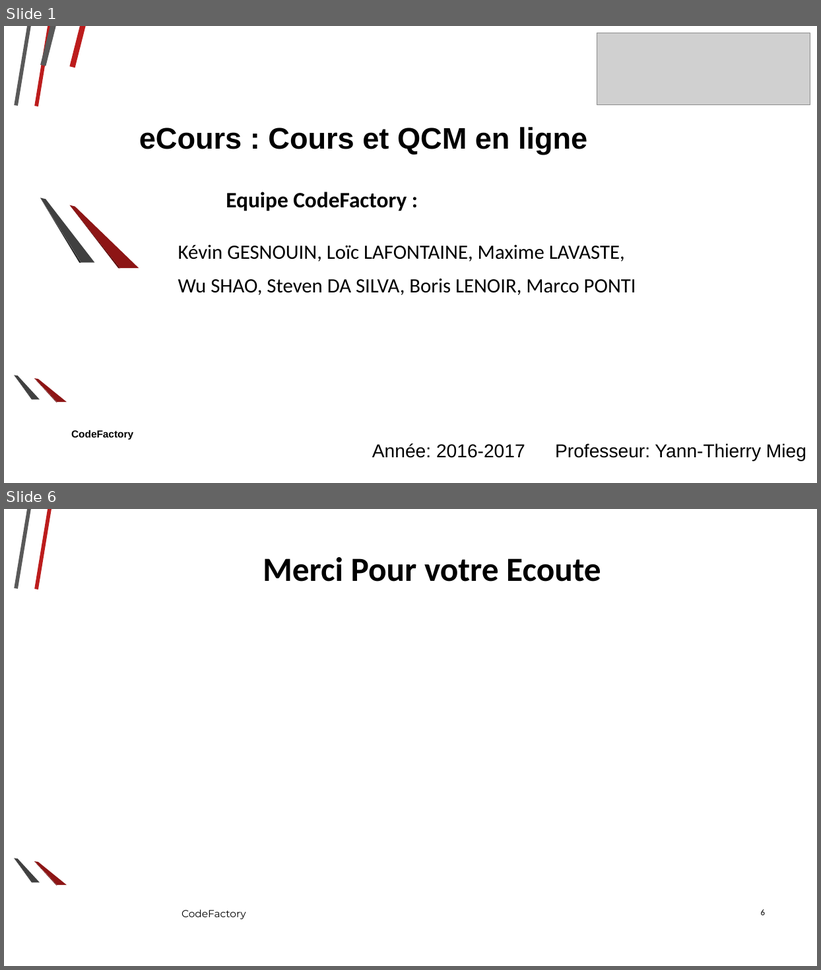
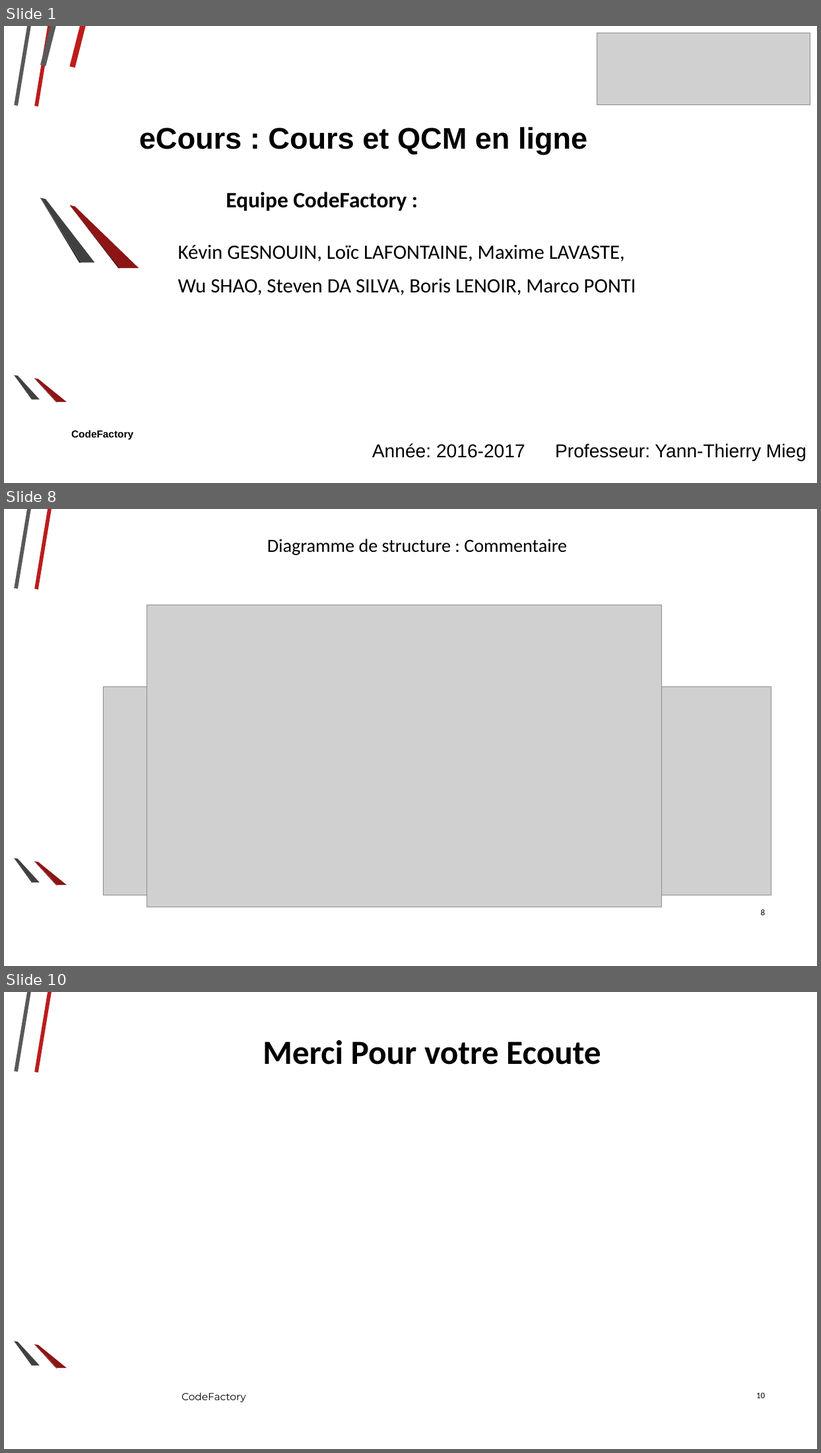
Before and after one commit to Ashmouth/IL, a slide deck: Diaporama/Diaporama2.odp. Shown one above the other, each under a label of ours: slides 1 and 6 before the commit, slides 1, 8 and 10 after it; the slides between them are not shown. The pictures are 821x970 and 821x1453 pixels, drawn with LibreOffice and Linux fonts; fonts in the diff are those of the drawing; grey boxes stand for pictures; background and template pictures are left out. Boxes give left, top, right and bottom in pixels: in the first picture for what was removed or moved away, otherwise in the second. Text is boxed around its words. In the diff, an @@ line names an element or a change of style, - is before the commit and + after.

```diff
--- a/Diaporama/Diaporama2.odp
+++ b/Diaporama/Diaporama2.odp
@@ slide 8 added at (4,509,817,966), background picture (left out); not listed: 6 template elements that a slide beside it also shows @@
@@ title added at (267,539,567,555), 22 pt, text #000000 @@
+Diagramme de structure : Commentaire
@@ picture added at (147,605,662,908) @@
@@ picture added at (103,687,772,896) @@
@@ page number added at (761,910,765,916), 10 pt, text #000000 @@
+8
@@ what was slide 6 is now slide 10 @@
@@ page number at (756,1393,765,1399): text changed @@
-6
+10
```
Also in this commit, not shown: 3 slides changed, 4 other slides added, 1 slide removed.
